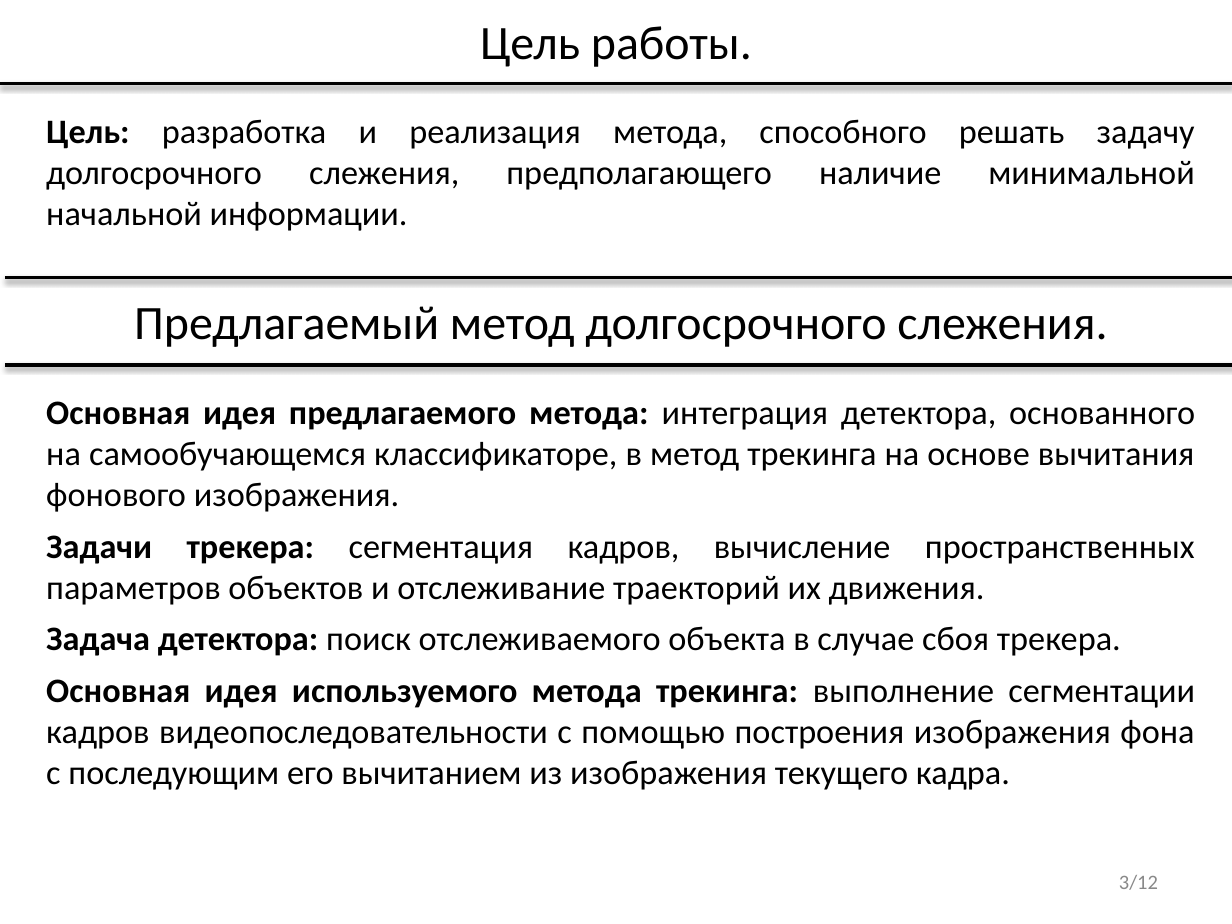
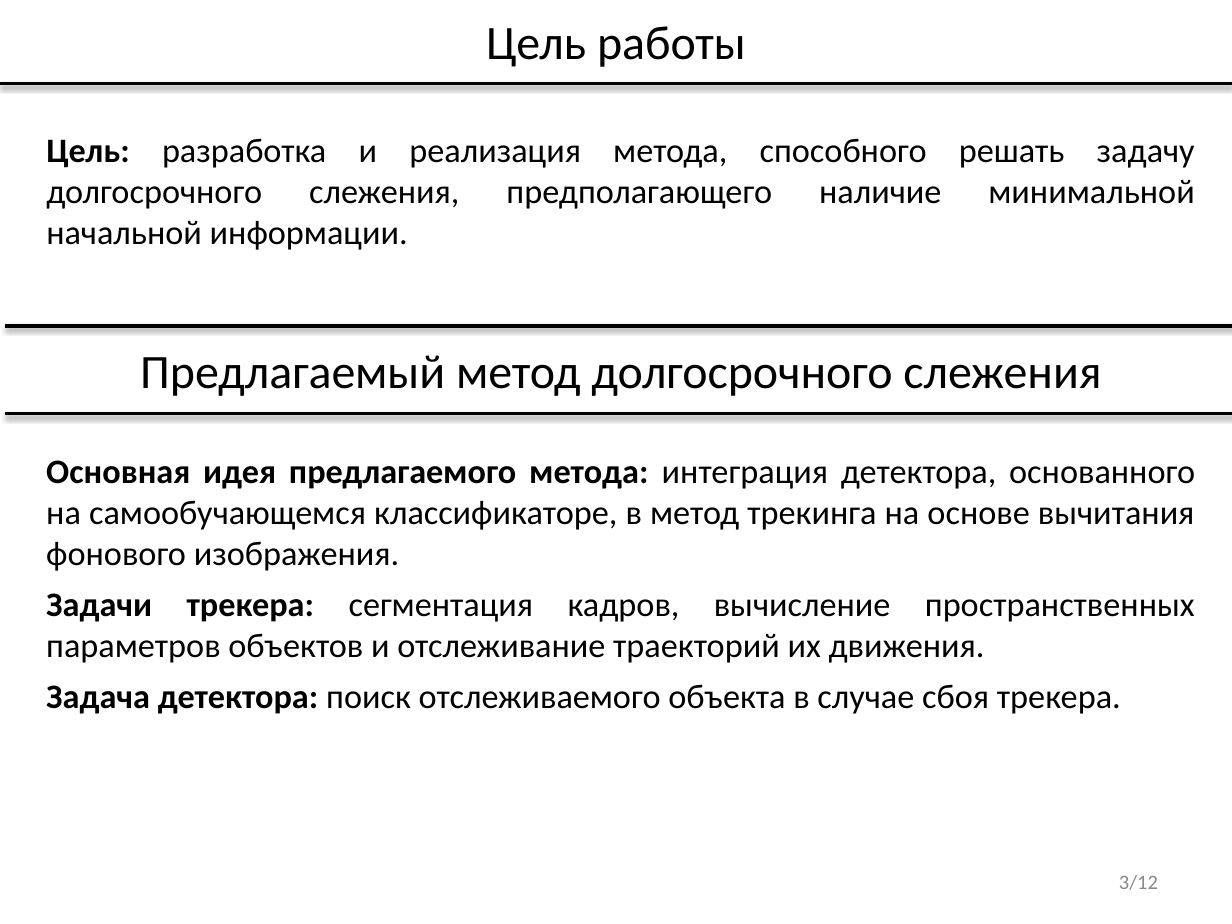
Before and after one commit to vladdimakov/cv2, a slide deck: slide 3 of ВКР/Презентация_Димаков_В.С._МП-40.pptx. Drawn at 1232x924 pixels with LibreOffice and Linux fonts; fonts in the diff are those of the drawing. Boxes give left, top, right and bottom in pixels: in the first picture for what was removed or moved away, otherwise in the second. Text is boxed around its words. In the diff, an @@ line names an element or a change of style, - is before the commit and + after.

```diff
--- a/ВКР/Презентация_Димаков_В.С._МП-40.pptx
+++ b/ВКР/Презентация_Димаков_В.С._МП-40.pptx
@@ title at bbox=[486, 26, 746, 67]: text changed @@
-Цель работы.
+Цель работы
@@ text "Цель: разработка и реализация метода, ...": place and size @@
-text "Цель: разработка и реализация метода, ..." at bbox=[46, 119, 1195, 231]
+text "Цель: разработка и реализация метода, ..." at bbox=[46, 138, 1195, 250]
@@ line moved from (5, 277) - (1232, 277) to (5, 326) - (1232, 326) @@
@@ text at bbox=[140, 355, 1101, 396]: text changed @@
-Предлагаемый метод долгосрочного слежения.
+Предлагаемый метод долгосрочного слежения
@@ line moved from (5, 365) - (1232, 365) to (5, 414) - (1232, 414) @@
@@ text "Основная идея предлагаемого метода: интеграция ...": place and size @@
-text "Основная идея предлагаемого метода: интеграция ..." at bbox=[46, 401, 1195, 790]
+text "Основная идея предлагаемого метода: интеграция ..." at bbox=[46, 460, 1195, 714]
@@ text at bbox=[46, 679, 1195, 790]: paragraph removed @@
-Основная идея используемого метода трекинга: выполнение сегментации кадров видеопоследовательности с помощью построения изображения фона с последующим его вычитанием из изображения текущего кадра.
```
Also in this commit, not shown: 9 other slides changed, 14 other files.
